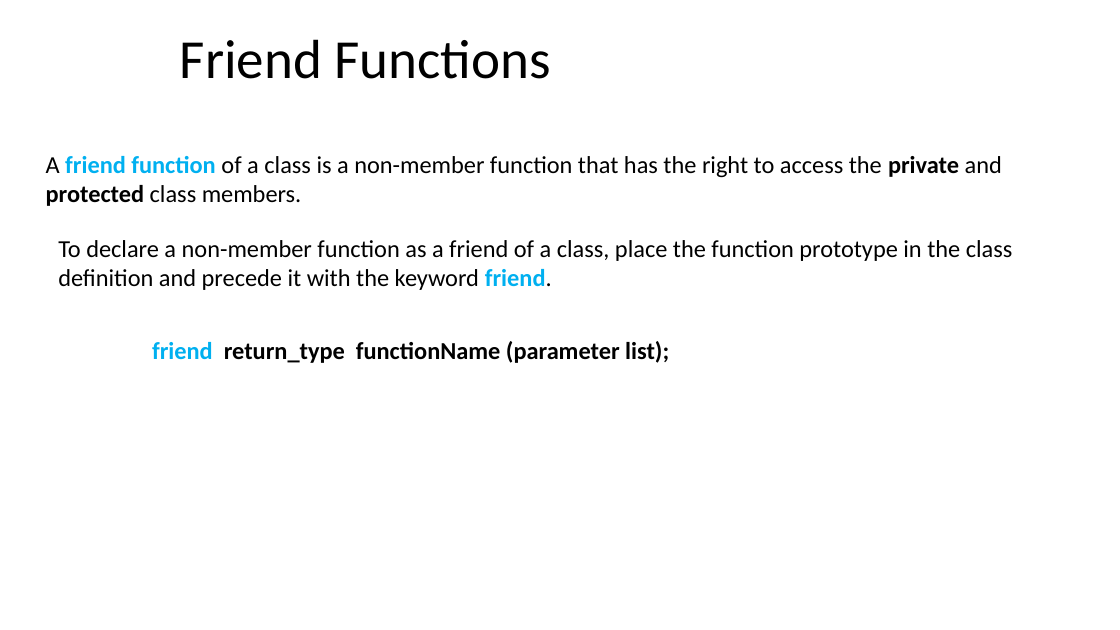
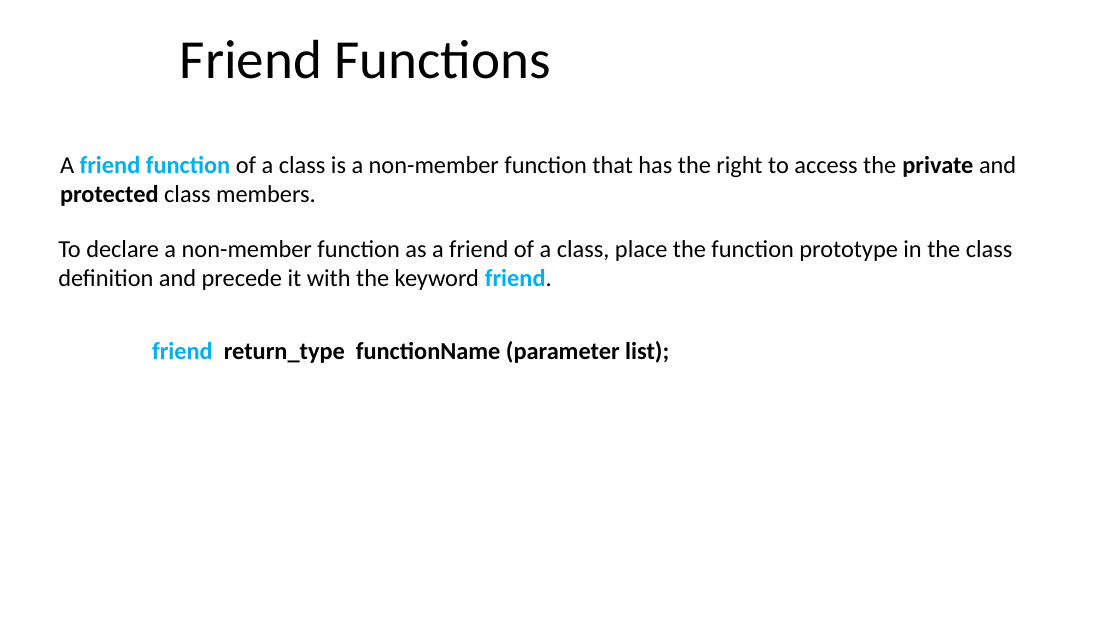
Before and after one commit to ShiqiYu/CPP, a slide deck: slide 3 of week15/Lab15.pptx. Drawn at 1120x630 pixels with LibreOffice and Linux fonts; fonts in the diff are those of the drawing; background and template pictures are left out. Boxes give left, top, right and bottom in pixels: in the first picture for what was removed or moved away, otherwise in the second. Text is boxed around its words. In the diff, an @@ line names an element or a change of style, - is before the commit and + after.

```diff
--- a/week15/Lab15.pptx
+++ b/week15/Lab15.pptx
@@ text "A friend function of a ...": place and size @@
-text "A friend function of a ..." at [46, 156, 1002, 206]
+text "A friend function of a ..." at [60, 156, 1016, 206]
```
Also in this commit, not shown: 12 other slides changed, 8 slides added, 1 slide removed.
